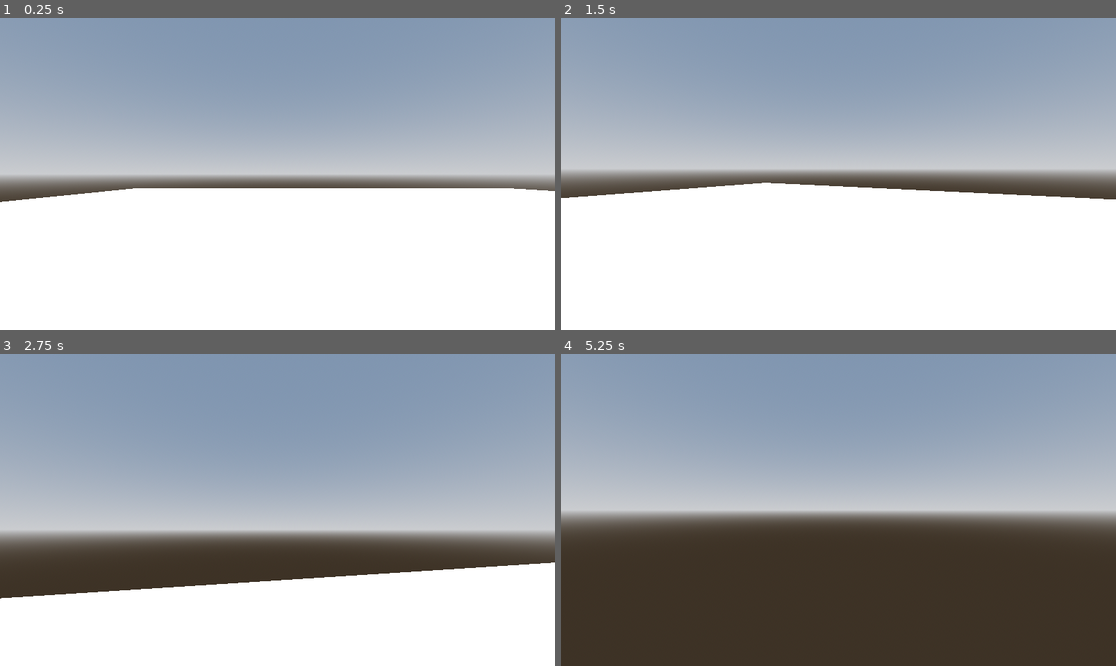
Above: before the commit, frames 1-4 (two rows, left to right).
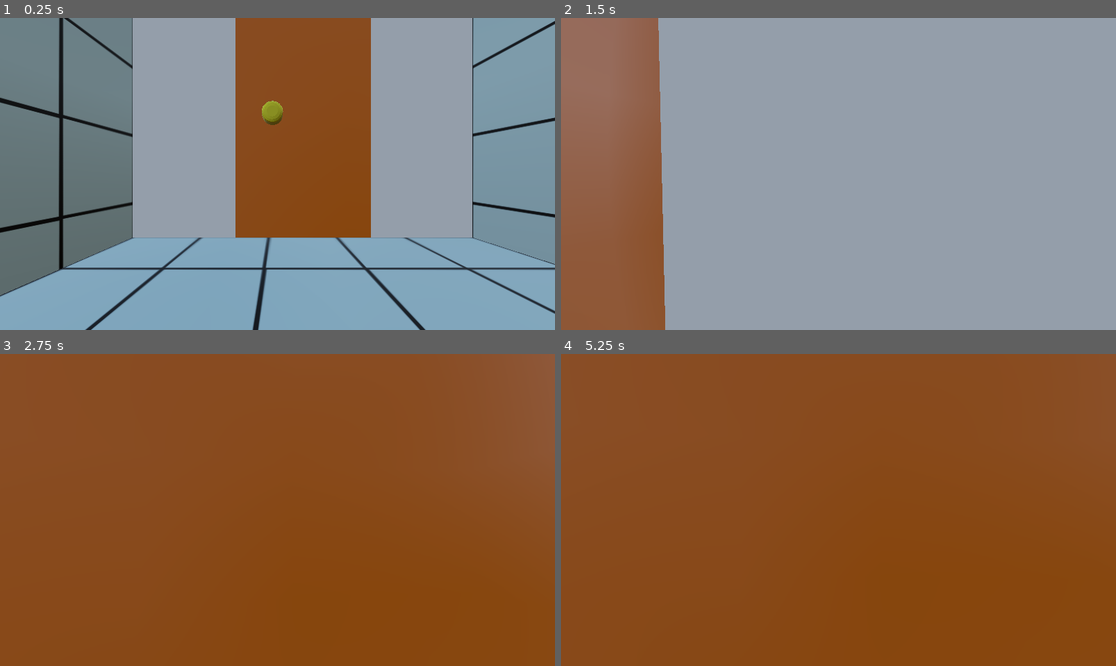
Above: after the commit, the same moments.

Repository: DabPlayZ1/Paid_Vacation
Game: Godot game, scene res://main_ig.tscn
Same seed, same stepped clock (60 frames per second), same inputs: the game is played once before the commit and once after it.
Inputs (mouse positions are in pixels of both pictures, inside the frame that each line leads up to):
- Up to frame 1 (0.25 s): no input
- Up to frame 2 (1.5 s): tap Enter at 0.5 s; move the mouse to (866, 174) at 0.52 s; hold W (Move_Forward) from 0.53 s (still down); tap Space (Jump) at 0.77 s; move the mouse to (810, 174) at 1.27 s
- Up to frame 3 (2.75 s): keep holding W (Move_Forward); tap Space (Jump) at 1.52 s; move the mouse to (288, 503) at 2.02 s
- Up to frame 4 (5.25 s): keep holding W (Move_Forward); move the mouse to (832, 516) at 2.77 s; tap Space (Jump) at 3.02, 3.5, 3.77, 4.52 s; move the mouse to (877, 513) at 3.52 s; move the mouse to (794, 506) at 4.27 s; move the mouse to (844, 510) at 5.02 s

The runs differ from the first frame. In frame 1, 82% of the frame differs, in the area x 0-100%, y 0-100%; in frame 2, 69%; in frame 3, 100%; in frame 4, 100%.

Commit message:
Added box fr this time

Diff:
--- a/main_ig.tscn
+++ b/main_ig.tscn
@@ -1,6 +1,7 @@
 [gd_scene format=3 uid="uid://bauj40l575up6"]
 
 [ext_resource type="PackedScene" uid="uid://r8jquw60b61" path="res://character.tscn" id="1_3dkdv"]
+[ext_resource type="PackedScene" uid="uid://cnkl6ufd5pbvf" path="res://Bathroom.glb" id="2_h71pn"]
 
 [sub_resource type="ProceduralSkyMaterial" id="ProceduralSkyMaterial_h71pn"]
 sky_horizon_color = Color(0.66224277, 0.6717428, 0.6867428, 1)
@@ -17,6 +18,21 @@
 [sub_resource type="BoxShape3D" id="BoxShape3D_amqye"]
 
 [sub_resource type="BoxMesh" id="BoxMesh_3dkdv"]
+
+[sub_resource type="BoxShape3D" id="BoxShape3D_h71pn"]
+size = Vector3(1.1407471, 9.144348, 11.950806)
+
+[sub_resource type="BoxShape3D" id="BoxShape3D_0qsrx"]
+size = Vector3(1.1407471, 9.144348, 11.950806)
+
+[sub_resource type="BoxShape3D" id="BoxShape3D_ogtir"]
+size = Vector3(1.1407471, 9.144348, 11.950806)
+
+[sub_resource type="BoxShape3D" id="BoxShape3D_7mixf"]
+size = Vector3(0.001, 9.92305, 11.950806)
+
+[sub_resource type="BoxShape3D" id="BoxShape3D_3pd4e"]
+size = Vector3(1.1407471, 9.144348, 11.950806)
 
 [node name="Node3D" type="Node3D" unique_id=1256432373]
 
@@ -39,3 +55,28 @@
 [node name="MeshInstance3D" type="MeshInstance3D" parent="StaticBody3D" unique_id=1827918271]
 transform = Transform3D(50, 0, 0, 0, 0.15, 0, 0, 0, 50, 0, 0, 0)
 mesh = SubResource("BoxMesh_3dkdv")
+
+[node name="StaticBody3D2" type="StaticBody3D" parent="." unique_id=538211880]
+
+[node name="Bathroom" parent="StaticBody3D2" unique_id=1065718604 instance=ExtResource("2_h71pn")]
+transform = Transform3D(1, 0, 0, 0, 1, 0, 0, 0, 1, -9.291212, -0.37634814, 4.91436)
+
+[node name="CollisionShape3D" type="CollisionShape3D" parent="StaticBody3D2" unique_id=497224152]
+transform = Transform3D(1, 0, 0, 0, 1, 0, 0, 0, 1, 0.17132568, 4.6257668, 0.848938)
+shape = SubResource("BoxShape3D_h71pn")
+
+[node name="CollisionShape3D2" type="CollisionShape3D" parent="StaticBody3D2" unique_id=892303648]
+transform = Transform3D(-4.371139e-08, 0, 1, 0, 1, 0, -1, 0, -4.371139e-08, -5.166334, 4.6257668, -4.633566)
+shape = SubResource("BoxShape3D_0qsrx")
+
+[node name="CollisionShape3D4" type="CollisionShape3D" parent="StaticBody3D2" unique_id=2064478869]
+transform = Transform3D(-4.371139e-08, 0, 1, 0, 1, 0, -1, 0, -4.371139e-08, -5.166334, 4.778099, 6.2709427)
+shape = SubResource("BoxShape3D_ogtir")
+
+[node name="CollisionShape3D5" type="CollisionShape3D" parent="StaticBody3D2" unique_id=2066419227]
+transform = Transform3D(1.9106855e-15, 4.371139e-08, 1, 1, -4.371139e-08, 0, 4.371139e-08, 1, -4.371139e-08, -4.982595, 7.9920907, 0.91768694)
+shape = SubResource("BoxShape3D_7mixf")
+
+[node name="CollisionShape3D3" type="CollisionShape3D" parent="StaticBody3D2" unique_id=704848589]
+transform = Transform3D(-1, 0, -8.742278e-08, 0, 1, 0, 8.742278e-08, 0, -1, -10.669703, 4.6257668, -0.20332146)
+shape = SubResource("BoxShape3D_3pd4e")
Binary file added: keypad.glb
Not shown, added: keypad.glb.import
Binary file added: keypad_0.png
Not shown, added: keypad_0.png.import
Binary file added: keypad_1.png
Not shown, added: keypad_1.png.import
Binary file added: keypad_2.png
Not shown, added: keypad_2.png.import
Binary file added: keypad_3.png
Not shown, added: keypad_3.png.import
Binary file added: keypad_4.png
Not shown, added: keypad_4.png.import
(and 10 more such lines)
